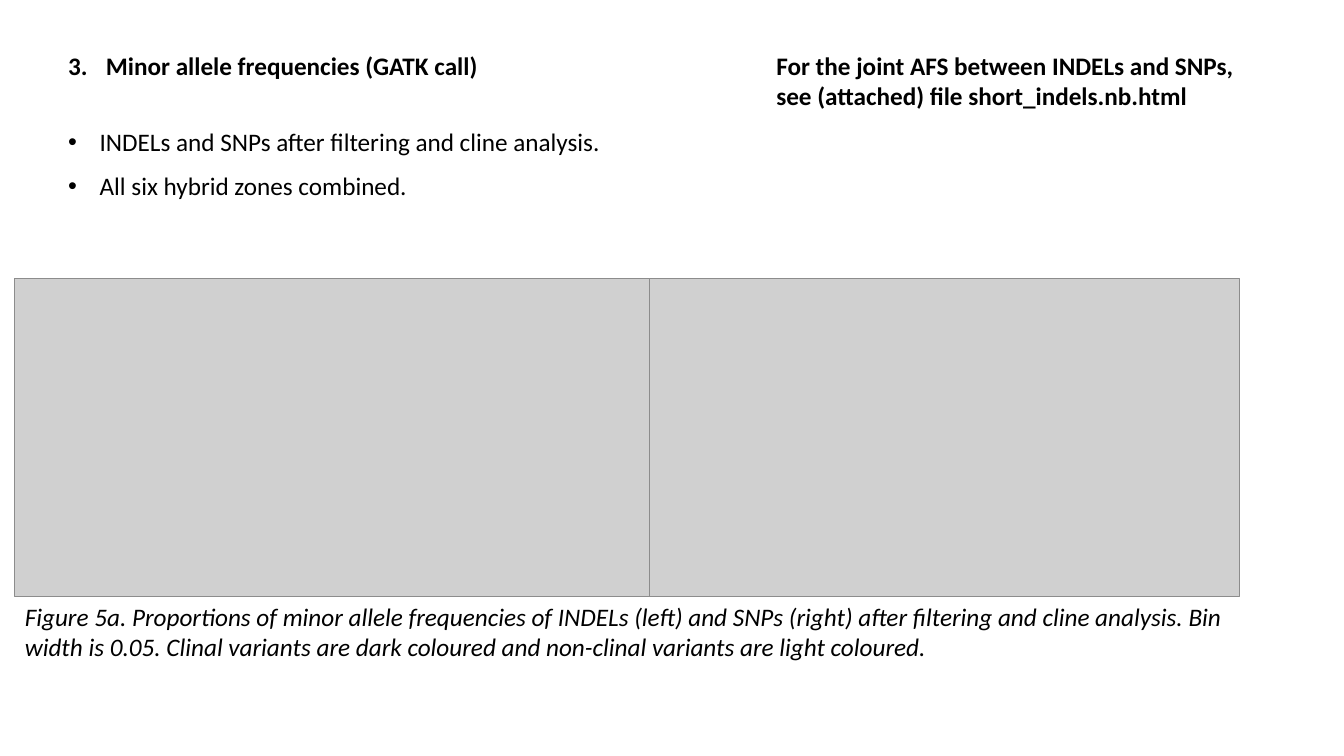
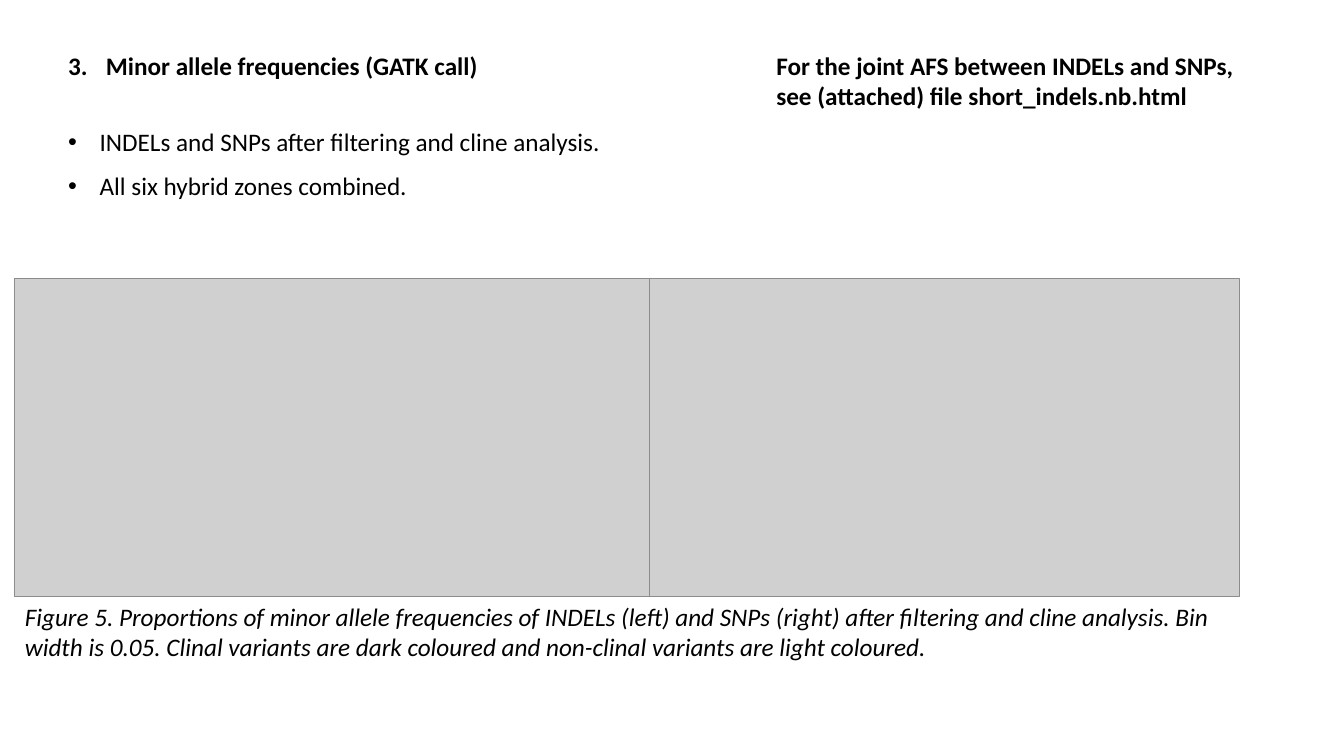
Before and after one commit to sam0per/Littorina_saxatilis_short_variants, a slide deck: slide 15 of short_genetic_variants/docs/short_indels.pptx. Drawn at 1344x756 pixels with LibreOffice and Linux fonts; fonts in the diff are those of the drawing; grey boxes stand for pictures. Boxes give left, top, right and bottom in pixels: in the first picture for what was removed or moved away, otherwise in the second. Text is boxed around its words. In the diff, an @@ line names an element or a change of style, - is before the commit and + after.

Commit message:
DAF figures

```diff
--- a/short_genetic_variants/docs/short_indels.pptx
+++ b/short_genetic_variants/docs/short_indels.pptx
@@ text at [25,607,1207,661]: text changed @@
-Figure 5a. Proportions of minor allele frequencies of INDELs (left) and SNPs (right) after filtering and cline analysis. Bin width is 0.05. Clinal variants are dark coloured and non-clinal variants are light coloured.
+Figure 5. Proportions of minor allele frequencies of INDELs (left) and SNPs (right) after filtering and cline analysis. Bin width is 0.05. Clinal variants are dark coloured and non-clinal variants are light coloured.
```
Also in this commit, not shown: 2 other slides changed, 5 slides added, 2 other files.
